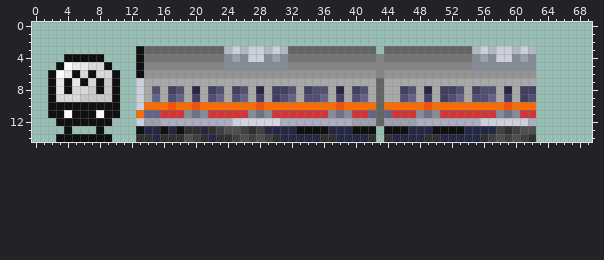
Two states of a sprite sheet, docs/download_page/_static/BUSAN_METRO_1K_2ND.png. That is the earlier state.
The file is 70x15 pixels.
The same view after the edit:
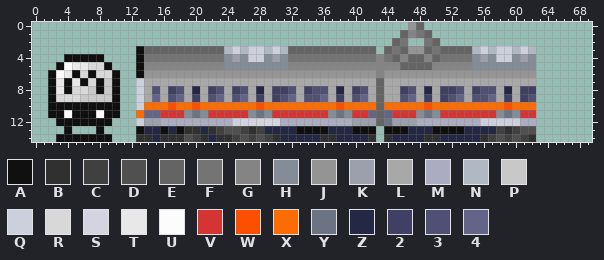
Palette (. is transparent): A #101010  B #303030  C #404040  D #505050  E #646464  F #747474  G #848484  H #848c98  J #949494  K #9ca0ac  L #a8a8a8  M #acacc0  N #b0b8c4  P #c8c8c8  Q #ccd0dc  R #d8d8d8  S #d4d4e0  T #e8e8e8  U #fcfcfc  V #d43434  W #fc5000  X #fc6c00  Y #6c7484  Z #242844  2 #404064  3 #505074  4 #646488
Difference:
@@ x 43..52 @@
- 0 ..........
- 1 ..........
- 2 ..........
- 3 .EEEEEEEEE
- 4 GFFFFFFFFF
- 5 GGGGGGGGGG
+ 0 ....JE....
+ 1 ...EGFE...
+ 2 ..EF..FE..
+ 3 .EFEJJEFEE
+ 4 GFEGEEGEFF
+ 5 GGGEEEEGGG
  6 GJJJJJJJJJ
@@ x 42..63 @@
 11 4E4VVVHYHVVVVVVVHYHVV.
-12 KEKKKKMMMMMMMMQQQQQQM.
+12 KEYKKKMMMMMMMMQQQQQMM.
 13 A.AAAZZZAAAAZZZZCBCDD.
Pixel boxes of the changes (left, top, right, bottom) in both pictures:
changed: (392, 22, 440, 70)
changed: (384, 118, 392, 126)
changed: (520, 118, 528, 126)
